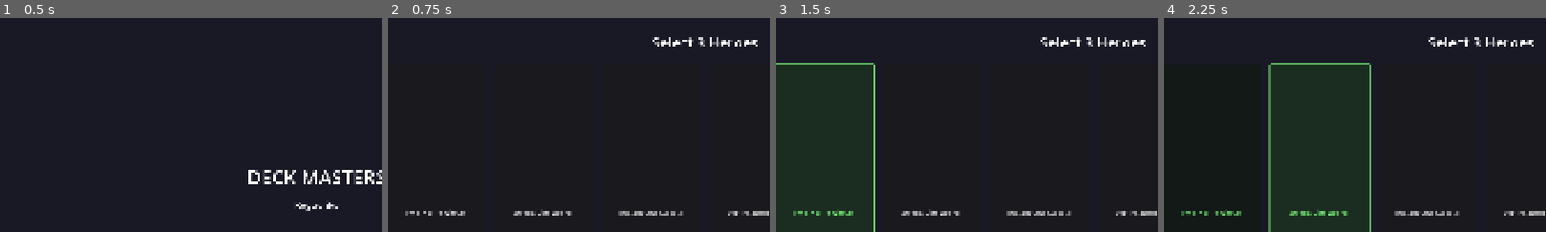
Above: before the commit, frames 1-4 (left to right).
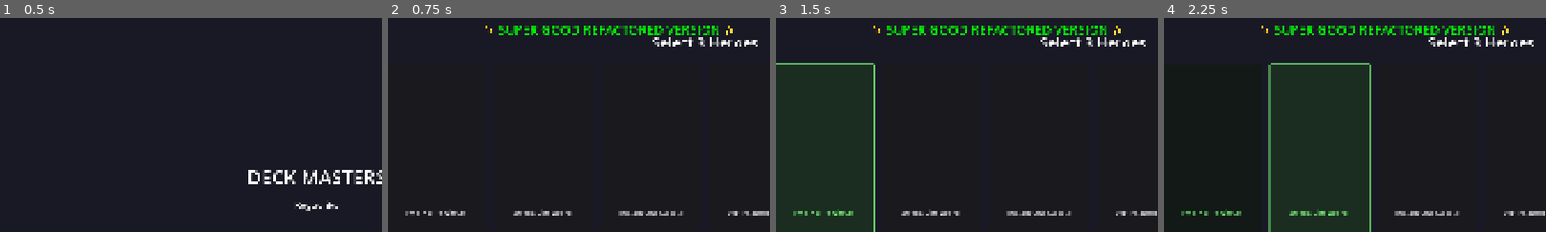
Above: after the commit, the same moments.

Repository: foldedtowels/multi-player-rogue-like
Game: Godot game, scene res://scenes/main_menu.tscn
Same seed, same stepped clock (60 frames per second), same inputs: the game is played once before the commit and once after it.
Inputs:
- Up to frame 1 (0.5 s): no input
- Up to frame 2 (0.75 s): click "Start Game" at 0.5 s
- Up to frame 3 (1.5 s): click "Pyra, Flame Wielder" at 1.25 s
- Up to frame 4 (2.25 s): click "Selene, Life Weaver" at 2 s
The pictures show only the part of the screen within x 8-58%, y 1-51%; the shares and areas given below are measured in that part.

Frame 1 is identical in both runs. In frame 2, 1.5% of the frame differs, in the area x 25-91%, y 3-9%; in frame 3, 1.5%; in frame 4, 1.5%.

Commit message:
Add version indicator and debug logging for card selection
- Added big green 'SUPER GOOD REFACTORED VERSION' label to character selection
- Added extensive debug logging to card_visual.gd and reward.gd
- This will help diagnose why card clicks aren't working

🤖 Generated with Claude Code

Co-Authored-By: Claude Sonnet 4.5 <noreply@anthropic.com>

Diff:
--- a/scripts/card_visual.gd
+++ b/scripts/card_visual.gd
@@ -110,7 +110,12 @@
 	update_card_color()
 
 func _on_gui_input(event: InputEvent):
+	print("[CardVisual] gui_input event received: ", event)
 	if event is InputEventMouseButton:
+		print("[CardVisual] Mouse button event - pressed:", event.pressed, " button:", event.button_index, " is_playable:", is_playable)
 		if event.pressed and event.button_index == MOUSE_BUTTON_LEFT:
 			if is_playable:
+				print("[CardVisual] EMITTING card_clicked signal for: ", card_data.card_name)
 				card_clicked.emit(card_data)
+			else:
+				print("[CardVisual] Card not playable, cannot click")
--- a/scripts/character_selection.gd
+++ b/scripts/character_selection.gd
@@ -17,6 +17,15 @@
 	start_button.pressed.connect(_on_start_pressed)
 	start_button.disabled = true
 	info_panel.visible = false
+
+	# Add version indicator
+	var version_label = Label.new()
+	version_label.text = "✨ SUPER GOOD REFACTORED VERSION ✨"
+	version_label.add_theme_font_size_override("font_size", 32)
+	version_label.add_theme_color_override("font_color", Color(0, 1, 0))  # Bright green
+	version_label.horizontal_alignment = HORIZONTAL_ALIGNMENT_CENTER
+	version_label.position = Vector2(400, 20)
+	add_child(version_label)
 
 	create_hero_buttons()
 	update_selected_label()
--- a/scripts/reward.gd
+++ b/scripts/reward.gd
@@ -71,9 +71,11 @@
 		card_visual.set_card(rare_choices[i])
 		card_visual.set_playable(true)
 		card_visual.mouse_filter = Control.MOUSE_FILTER_STOP  # Ensure card receives mouse events
+		print("[Reward] Connecting rare card ", i, " signal for: ", rare_choices[i].card_name)
 		card_visual.card_clicked.connect(_on_rare_card_selected.bind(i))
 
 func _on_rare_card_selected(card_index: int):
+	print("[Reward] *** RARE CARD SELECTED CALLBACK TRIGGERED! Index: ", card_index, " ***")
 	var chosen_card = rare_choices[card_index]
 	var chosen_player = game_manager.players[chosen_player_index]
 
Not shown, added: scripts/data/bosses_data.gd.uid
Not shown, added: scripts/data/heroes_data.gd.uid
Not shown, added: scripts/game_constants.gd.uid
